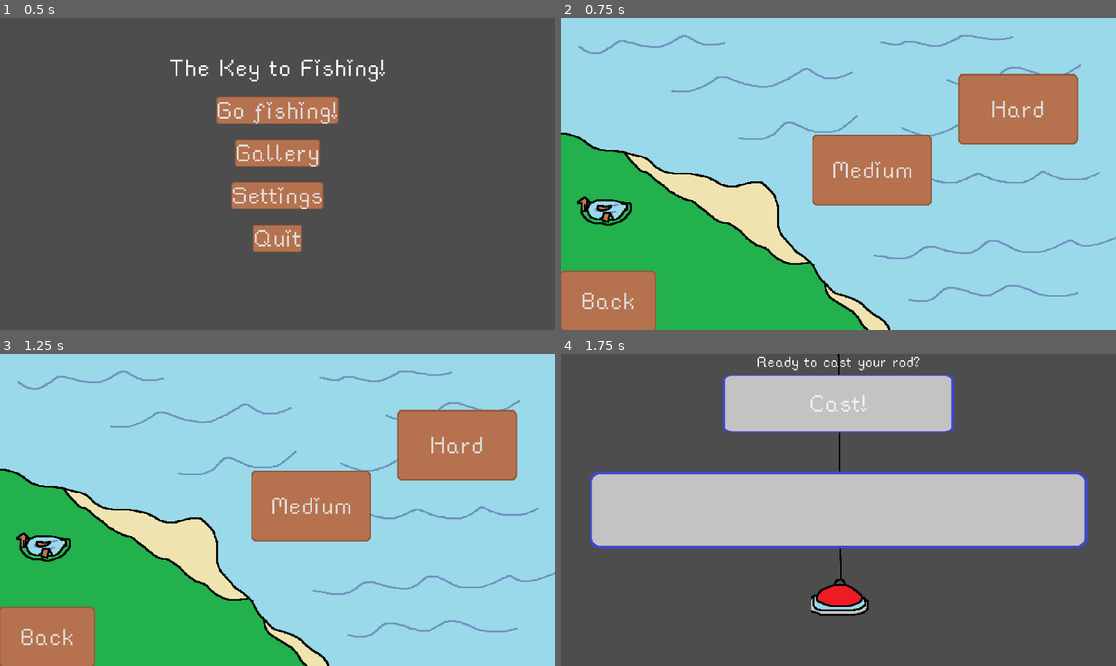
Above: before the commit, frames 1-4 (two rows, left to right).
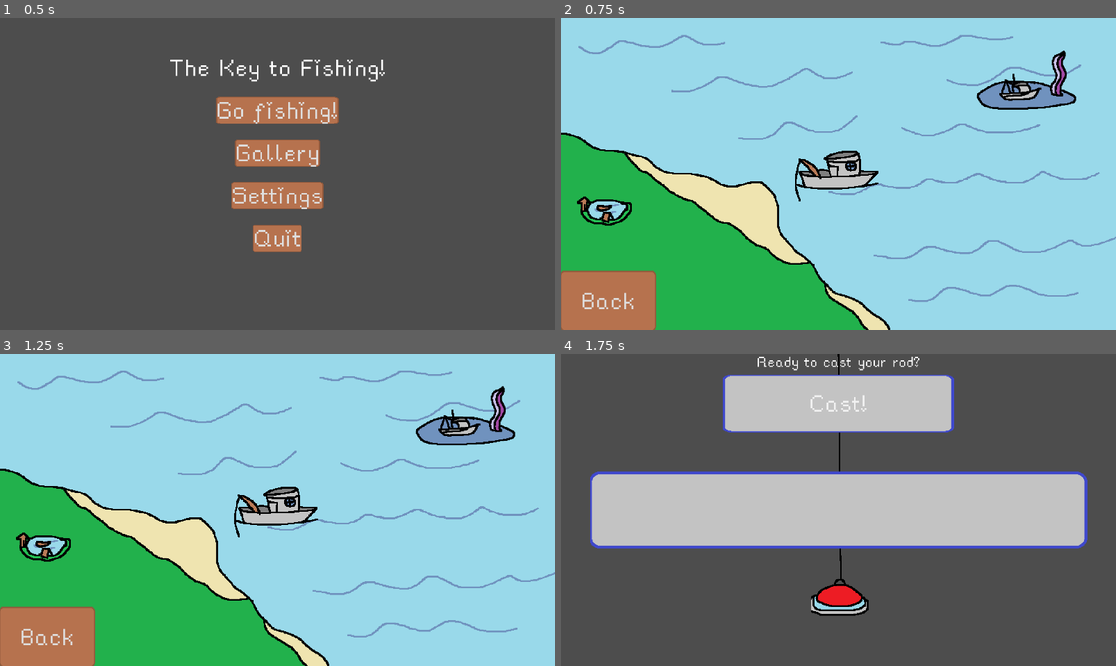
Above: after the commit, the same moments.

Repository: flowerFawn/the-key-to-fishing
Game: Godot game, scene res://scenes/main_menu.tscn
The game is run twice, just before and just after one commit, with the same random seed, the same clock (stepped at 60 frames per second) and the same inputs.
Inputs (mouse positions are in pixels of both pictures, inside the frame that each line leads up to; where the layout moved, square brackets give the same spot in the first picture):
- Up to frame 1 (0.5 s): no input
- Up to frame 2 (0.75 s): click "Go fishing!" at 0.5 s
- Up to frame 3 (1.25 s): no input
- Up to frame 4 (1.75 s): click (844, 519) [871, 506] at 1.25 s

Frame 1 is identical in both runs. In frame 2, 10% of the frame differs, in the area x 42-94%, y 10-61%; in frame 3, 10%; in frame 4, nothing differs.

Commit message:
difficulty select scene is all drawn now

Diff:
--- a/scenes/difficulty_select.tscn
+++ b/scenes/difficulty_select.tscn
@@ -7,6 +7,8 @@
 [ext_resource type="Script" path="res://scripts/waves.gd" id="5_nlkp3"]
 [ext_resource type="Texture2D" uid="uid://bnhgj5m88xxrp" path="res://assets/ui/buttons/easy_select.png" id="6_arcv3"]
 [ext_resource type="Script" path="res://scripts/difficulty_select_button.gd" id="7_75cfv"]
+[ext_resource type="Texture2D" uid="uid://diaopbhdtt77d" path="res://assets/ui/buttons/medium_select.png" id="8_ma7as"]
+[ext_resource type="Texture2D" uid="uid://nw57gefjo6dc" path="res://assets/ui/buttons/hard_select.png" id="9_nhwee"]
 
 [node name="Node2D" type="Node2D"]
 script = ExtResource("1_e1sd6")
@@ -35,32 +37,6 @@
 texture = ExtResource("4_ktlwf")
 script = ExtResource("5_nlkp3")
 
-[node name="Medium" type="Button" parent="CanvasLayer/Control"]
-layout_mode = 1
-anchors_preset = -1
-anchor_left = 0.453
-anchor_top = 0.374
-anchor_right = 0.669
-anchor_bottom = 0.601
-offset_left = -0.76001
-offset_top = 0.0799866
-offset_right = -0.480103
-offset_bottom = -0.0800171
-text = "Medium"
-
-[node name="Hard" type="Button" parent="CanvasLayer/Control"]
-layout_mode = 1
-anchors_preset = -1
-anchor_left = 0.716
-anchor_top = 0.18
-anchor_right = 0.932
-anchor_bottom = 0.406
-offset_left = -0.720093
-offset_top = -0.400009
-offset_right = -0.440063
-offset_bottom = 0.519989
-text = "Hard"
-
 [node name="Button" type="Button" parent="CanvasLayer/Control"]
 layout_mode = 1
 anchors_preset = -1
@@ -74,7 +50,7 @@
 offset_bottom = -0.400024
 text = "Back"
 
-[node name="TextureButton" type="TextureButton" parent="CanvasLayer/Control"]
+[node name="Easy" type="TextureButton" parent="CanvasLayer/Control"]
 layout_mode = 0
 offset_left = -15.0
 offset_top = 456.0
@@ -84,10 +60,39 @@
 texture_normal = ExtResource("6_arcv3")
 stretch_mode = 0
 script = ExtResource("7_75cfv")
+difficulty = "easy"
 
+[node name="Medium" type="TextureButton" parent="CanvasLayer/Control"]
+layout_mode = 0
+offset_left = 771.0
+offset_top = 370.0
+offset_right = 1171.0
+offset_bottom = 770.0
+pivot_offset = Vector2(200, 200)
+texture_normal = ExtResource("8_ma7as")
+stretch_mode = 0
+script = ExtResource("7_75cfv")
+difficulty = "medium"
+
+[node name="Hard" type="TextureButton" parent="CanvasLayer/Control"]
+layout_mode = 0
+offset_left = 1414.0
+offset_top = 64.0
+offset_right = 1814.0
+offset_bottom = 464.0
+pivot_offset = Vector2(200, 200)
+texture_normal = ExtResource("9_nhwee")
+stretch_mode = 0
+script = ExtResource("7_75cfv")
+difficulty = "hard"
+
+[connection signal="pressed" from="CanvasLayer/Control/Button" to="." method="main_menu"]
+[connection signal="mouse_entered" from="CanvasLayer/Control/Easy" to="CanvasLayer/Control/Easy" method="_on_mouse_entered"]
+[connection signal="mouse_exited" from="CanvasLayer/Control/Easy" to="CanvasLayer/Control/Easy" method="_on_mouse_exited"]
+[connection signal="pressed" from="CanvasLayer/Control/Easy" to="." method="load_fishing_with_difficulty_change" binds= ["easy"]]
+[connection signal="mouse_entered" from="CanvasLayer/Control/Medium" to="CanvasLayer/Control/Medium" method="_on_mouse_entered"]
+[connection signal="mouse_exited" from="CanvasLayer/Control/Medium" to="CanvasLayer/Control/Medium" method="_on_mouse_exited"]
 [connection signal="pressed" from="CanvasLayer/Control/Medium" to="." method="load_fishing_with_difficulty_change" binds= ["medium"]]
+[connection signal="mouse_entered" from="CanvasLayer/Control/Hard" to="CanvasLayer/Control/Hard" method="_on_mouse_entered"]
+[connection signal="mouse_exited" from="CanvasLayer/Control/Hard" to="CanvasLayer/Control/Hard" method="_on_mouse_exited"]
 [connection signal="pressed" from="CanvasLayer/Control/Hard" to="." method="load_fishing_with_difficulty_change" binds= ["hard"]]
-[connection signal="pressed" from="CanvasLayer/Control/Button" to="." method="main_menu"]
-[connection signal="mouse_entered" from="CanvasLayer/Control/TextureButton" to="CanvasLayer/Control/TextureButton" method="_on_mouse_entered"]
-[connection signal="mouse_exited" from="CanvasLayer/Control/TextureButton" to="CanvasLayer/Control/TextureButton" method="_on_mouse_exited"]
-[connection signal="pressed" from="CanvasLayer/Control/TextureButton" to="." method="load_fishing_with_difficulty_change" binds= ["easy"]]
--- a/scenes/retry.tscn
+++ b/scenes/retry.tscn
@@ -2,7 +2,7 @@
 
 [ext_resource type="Theme" uid="uid://c1b0kismygoju" path="res://assets/themes/hard_theme.tres" id="1_rwgbm"]
 [ext_resource type="Script" path="res://scripts/button_link.gd" id="2_6q5ie"]
-[ext_resource type="Script" path="res://scenes/set_self_theme.gd" id="2_dv7mb"]
+[ext_resource type="Script" path="res://scripts/set_self_theme.gd" id="2_dv7mb"]
 
 [node name="Node2D" type="Node2D"]
 
--- a/scripts/difficulty_select_button.gd
+++ b/scripts/difficulty_select_button.gd
@@ -1,10 +1,15 @@
 extends TextureButton
-
-
+@export var difficulty:String
+var r = RandomNumberGenerator.new()
 # Called when the node enters the scene tree for the first time.
 func _ready() -> void:
-	pass # Replace with function body.
-
+	if difficulty != "easy":
+		var anchor_pos = position
+		var floating_tween
+		while true:
+			floating_tween = create_tween()
+			floating_tween.tween_property(self, "position", Vector2(anchor_pos.x + r.randi_range(-10, 10), anchor_pos.y + r.randi_range(-10, 10)), randi_range(1, 3))
+			await floating_tween.finished
 
 # Called every frame. 'delta' is the elapsed time since the previous frame.
 func _process(delta: float) -> void:
Binary file added: assets/ui/buttons/hard_select.png
Not shown, added: assets/ui/buttons/hard_select.png.import
Binary file added: assets/ui/buttons/medium_select.png
Not shown, added: assets/ui/buttons/medium_select.png.import
Not shown: 1 places in scenes/difficulty_select.tscn that only renumber resources
Renamed: scenes/set_self_theme.gd -> scripts/set_self_theme.gd
Not shown, added: assets/ui/buttons/hard_select.png~
Not shown, added: assets/ui/buttons/medium_select.png~
